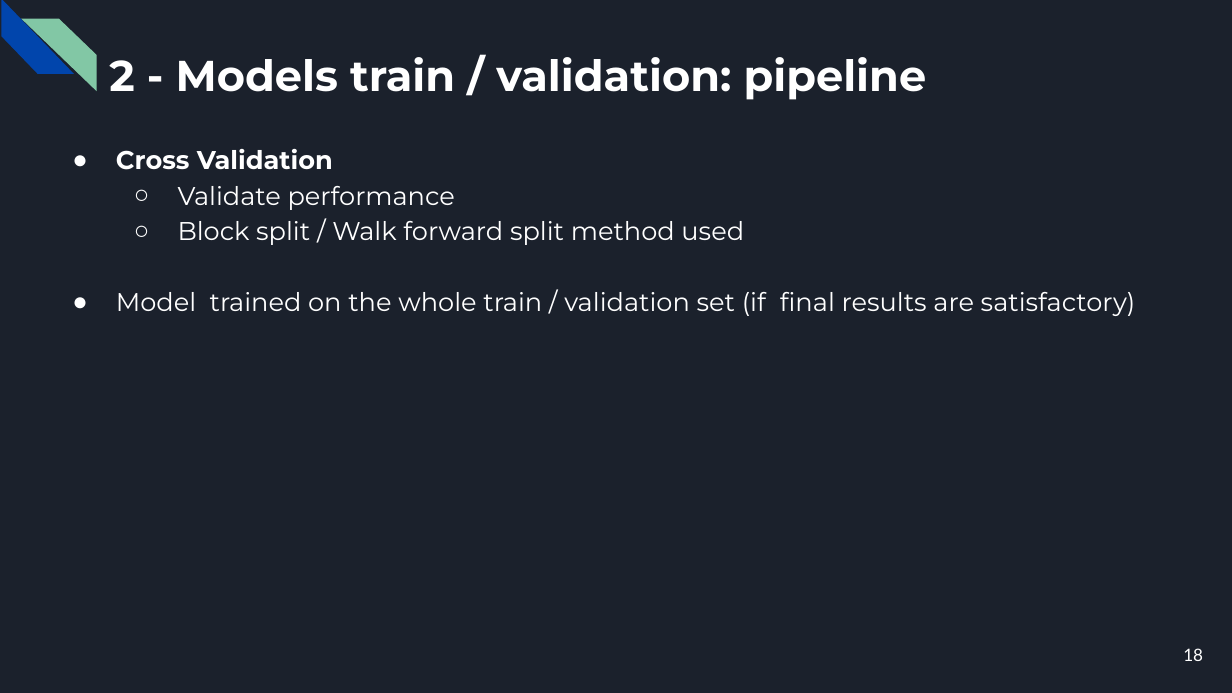
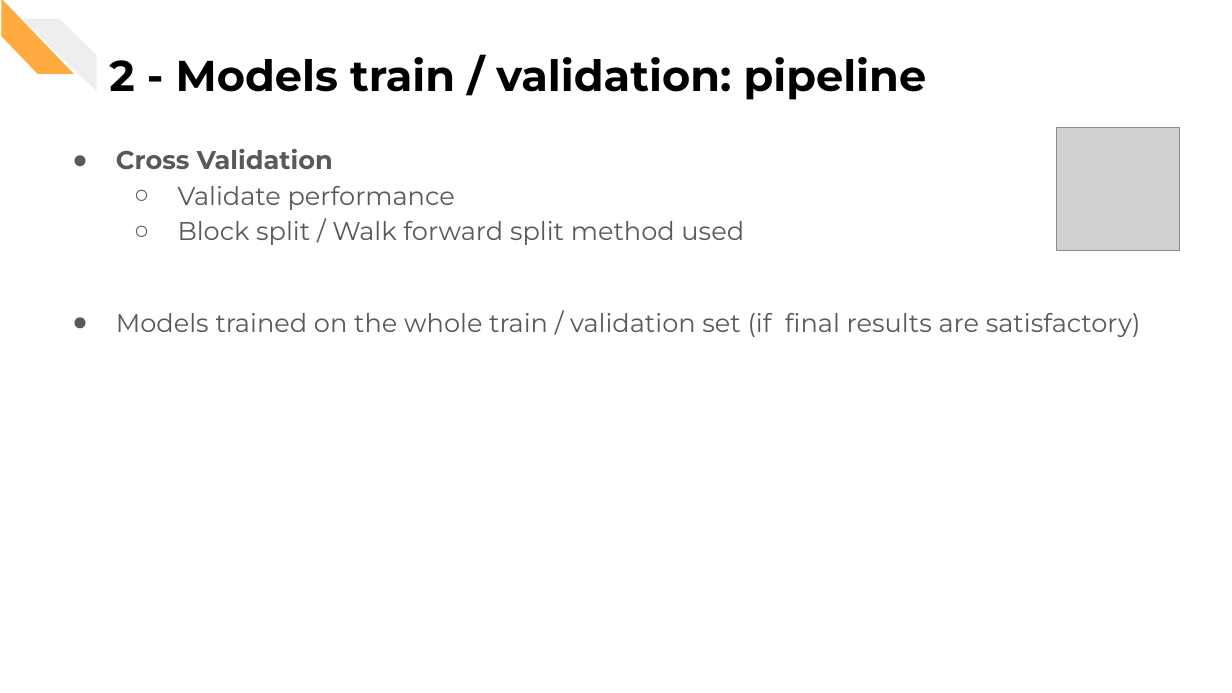
Before and after one commit to CorsiDanilo/bitcoin-price-prediction-with-pyspark, a slide deck: slide 21 of presentation/presentation.pptx (slide 18 before the commit). Drawn at 1232x693 pixels with LibreOffice and Linux fonts; fonts in the diff are those of the drawing; grey boxes stand for pictures. Boxes give left, top, right and bottom in pixels: in the first picture for what was removed or moved away, otherwise in the second. Text is boxed around its words. In the diff, an @@ line names an element or a change of style, - is before the commit and + after.

```diff
--- a/presentation/presentation.pptx
+++ b/presentation/presentation.pptx
@@ background #1B212C to #FFFFFF @@
@@ diag stripe at (0, 0, 75, 73): fill #0145AC to #FFAB40 @@
@@ diag stripe at (21, 18, 96, 91): fill #82C7A5 to #EEEEEE @@
@@ title "2 - Models train / ..." at (109, 57, 927, 100): text colour #FFFFFF to #000000 @@
@@ text at (116, 149, 744, 245): text colour #FFFFFF to #595959 in "Cross Validation", "Validate performance", "Block split / Walk forward split method ..."; bullet colour #FFFFFF to #595959 @@
@@ picture added at (1057, 127, 1180, 250) @@
@@ text at (116, 313, 1141, 337): text changed; text colour #FFFFFF to #595959 @@
-● Model trained on the whole train / validation set (if final results are satisfactory)
+● Models trained on the whole train / validation set (if final results are satisfactory)
@@ page number removed at (1183, 648, 1203, 661) @@
-18
```
Also in this commit, not shown: 24 other slides changed, 5 slides added.
